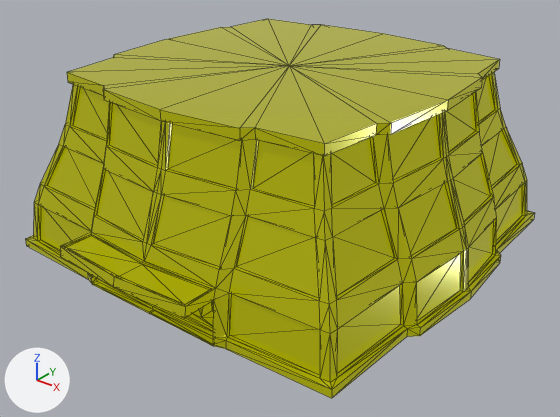
The glTF model public/models/skyscraper2-part-bottom.glb, before and after one commit.
Both versions are drawn from a camera (50 mm lens) standing at (27.4, -35.1, 23.3) and looking at (0.5, -1.5, 2.4). Arrows for +X, +Y and +Z are at lower left; the lights stay in place. Mesh edges are drawn as thin lines. Where no turn or scale is listed for an object, it has been applied to the vertices.

Objects in the first picture: 'skyscraper2-part-bottom'.
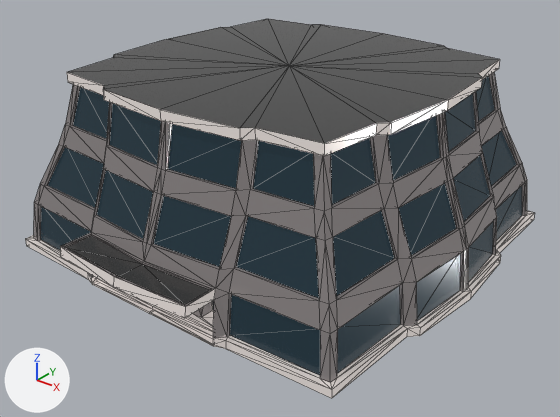
What changed in the scene script:
```text
Add img_base:
    img_base = load_image('base', '_unpacked/base', 1024, 1024, 'sRGB')
Add mat_lowpoly_colors_001:
    mat_lowpoly_colors_001 = bpy.data.materials.new('LOWPOLY-COLORS.001')
    # uses the picture img_base
Change me_skyscraper2_part_bottom:
    where me_skyscraper2_part_bottom.from_pydata(...)  # 713 vertices, 1422 faces; spans x -12.8..12.8, y -14.2..14.2, z 0.0..11.0
    remove me_skyscraper2_part_bottom.materials.append(mat_lowpoly_colors)
    add me_skyscraper2_part_bottom.materials.append(mat_lowpoly_colors_001)
```

Where the change shows, as pixel boxes (x1, y1, x2, y2) in the pictures (560 x 417 px):
'skyscraper2-part-bottom', recoloured
    both: (25, 19, 535, 398)
